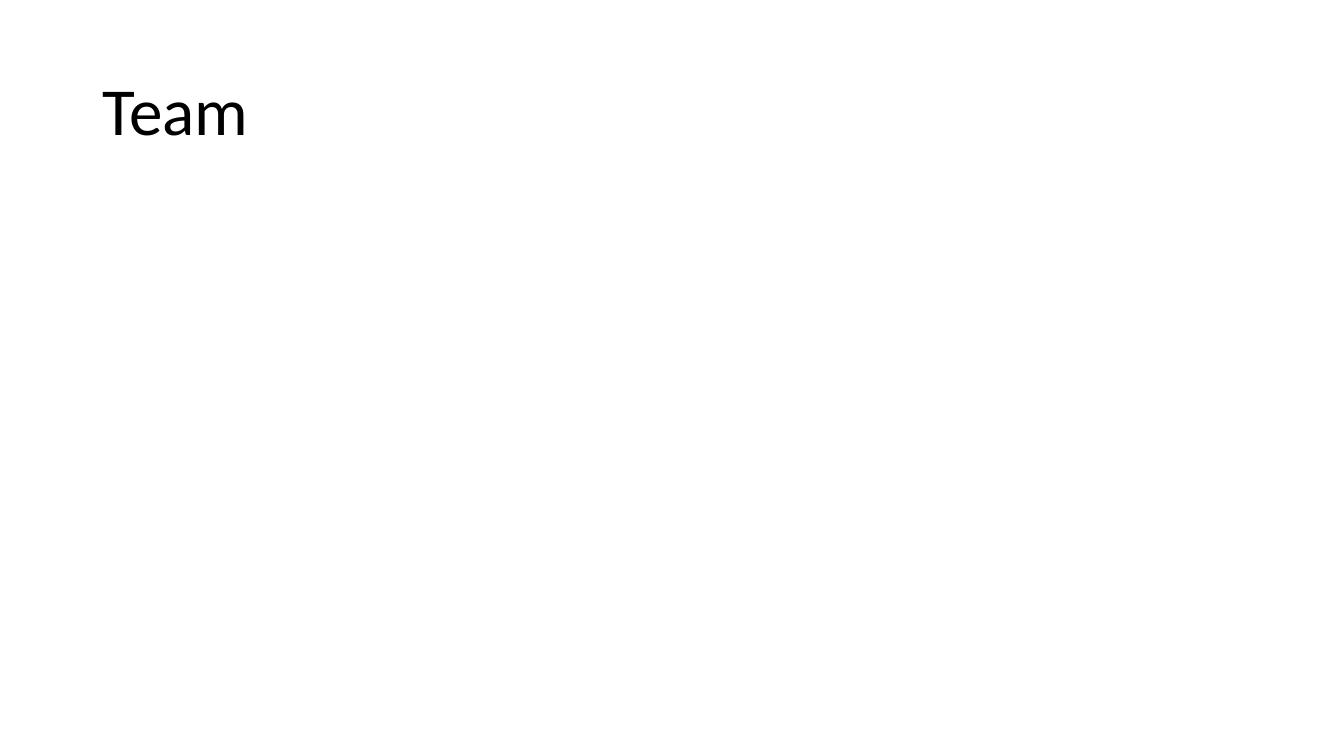
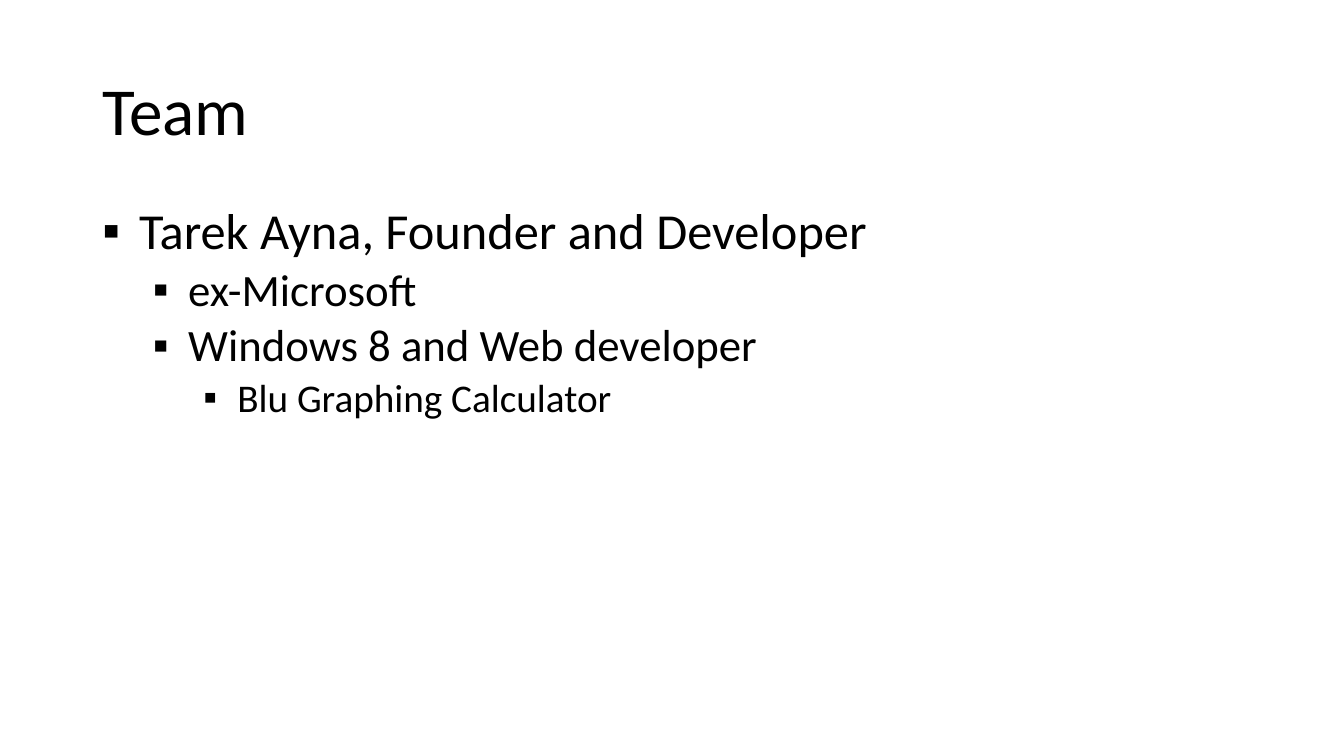
Before and after one commit to tarekayna/referengine, a slide deck: slide 9 of Documents/Investors/NWEN-FirstLook-2013-03.pptx. Drawn at 1344x756 pixels with LibreOffice and Linux fonts; fonts in the diff are those of the drawing. Boxes give left, top, right and bottom in pixels: in the first picture for what was removed or moved away, otherwise in the second. Text is boxed around its words. In the diff, an @@ line names an element or a change of style, - is before the commit and + after.

```diff
--- a/Documents/Investors/NWEN-FirstLook-2013-03.pptx
+++ b/Documents/Investors/NWEN-FirstLook-2013-03.pptx
@@ text added at <box>139,214,866,419</box>, 32 pt, text #000000 @@
+▪ Tarek Ayna, Founder and Developer
+  ▪ ex-Microsoft
+  ▪ Windows 8 and Web developer
+    ▪ Blu Graphing Calculator
```
Also in this commit, not shown: 7 other slides changed.
